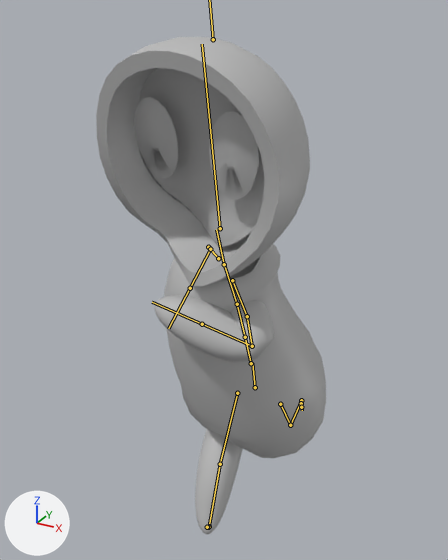
The FBX model Assets/Art/Animation/Running.fbx, before and after one commit.
One viewpoint serves both versions: a camera (50 mm lens) standing at (0.0461, -0.182, 0.1006) and looking at (-0.008, -0.0837, 0.0514). The axes (+X, +Y, +Z) are drawn at lower left. The lights are the same throughout. Both versions are drawn at frame 14 of the action 'mixamo.com'; the numbers are the values there. The bones that bend it are drawn over the model as lines.
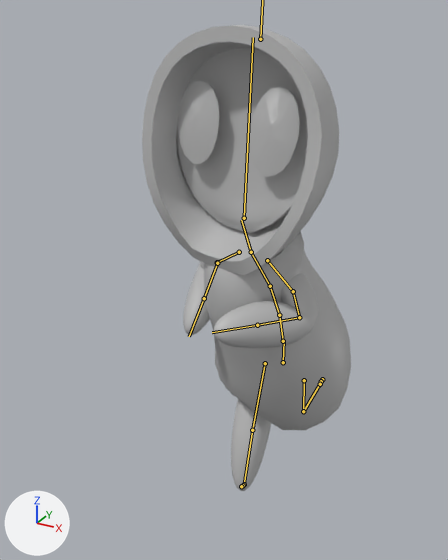
Pixel boxes (x1, y1, x2, y2) of what changed, in the pictures (448 x 560 px):
'pCube1', posed (8% narrower): before (96, 37, 310, 286); after (142, 25, 339, 275)
'pPipe1', posed (9% narrower, 7% shorter): before (164, 244, 326, 458); after (204, 231, 351, 430)
'pSphere2', posed: before (138, 68, 265, 248); after (176, 48, 308, 233)
'pCube6', posed (12% narrower, 12% taller): before (154, 295, 274, 362); after (213, 273, 319, 348)
'pSphere3', posed: before (209, 112, 259, 200); after (250, 86, 300, 177)
'pCube7', posed (16% narrower, 12% shorter): before (195, 429, 243, 534); after (231, 399, 271, 491)
'pSphere1', posed: before (134, 97, 178, 178); after (178, 81, 220, 164)
bone 'mixamorig:Hips', root to tip: before (255, 387) to (252, 363); after (283, 362) to (284, 340)
bone 'mixamorig:Spine', root to tip: before (251, 363) to (245, 337); after (283, 341) to (279, 315)
bone 'mixamorig:Spine1', root to tip: before (245, 337) to (237, 304); after (279, 315) to (270, 286)
bone 'mixamorig:Spine2', root to tip: before (237, 304) to (224, 265); after (270, 286) to (251, 253)
bone 'mixamorig:Neck', root to tip: before (224, 264) to (216, 229); after (251, 252) to (241, 220)
bone 'mixamorig:Head', root to tip: before (220, 228) to (202, 44); after (244, 218) to (253, 37)
bone 'mixamorig:LeftShoulder', root to tip: before (232, 280) to (247, 316); after (267, 260) to (293, 291)
bone 'mixamorig:LeftArm', root to tip: before (247, 316) to (252, 346); after (293, 291) to (299, 317)
bone 'mixamorig:LeftForeArm', root to tip: before (252, 346) to (202, 324); after (299, 317) to (257, 325)
bone 'mixamorig:RightShoulder', root to tip: before (218, 258) to (208, 247); after (239, 252) to (217, 262)
bone 'mixamorig:RightArm', root to tip: before (208, 247) to (210, 249); after (217, 262) to (217, 263)
bone 'mixamorig:RightForeArm', root to tip: before (210, 249) to (190, 288); after (217, 263) to (204, 298)
bone 'mixamorig:LeftUpLeg', root to tip: before (280, 404) to (290, 425); after (304, 380) to (303, 411)
bone 'mixamorig:LeftLeg', root to tip: before (290, 425) to (301, 400); after (303, 411) to (322, 379)
bone 'mixamorig:RightUpLeg', root to tip: before (237, 393) to (220, 464); after (265, 363) to (252, 430)
bone 'mixamorig:RightLeg', root to tip: before (220, 464) to (209, 526); after (252, 430) to (244, 484)

What changed in the scene script:
```text
Change bone_mixamorig_hips:
    where bone_mixamorig_hips = bpy.data.objects['Armature'].pose.bones['mixamorig:Hips']
    bone_mixamorig_hips.location: (0.17, -0.3, 7.71) -> (0.31, -0.22, 6.63)
    bone_mixamorig_hips.rotation_quaternion: (0.997, 0.069, 0.024, 0.031) -> (0.994, 0.093, -0.022, -0.044)  # degrees (8, 3, 4) -> degrees (11, -2, -5)
Change bone_mixamorig_spine:
    where bone_mixamorig_spine = bpy.data.objects['Armature'].pose.bones['mixamorig:Spine']  # child of 'mixamorig:Hips'
    bone_mixamorig_spine.rotation_quaternion: (0.971, 0.057, -0.232, -0.023) -> (0.999, 0.027, 0.013, 0.044)  # degrees (8, -27, -5) -> degrees (3, 1, 5)
Change bone_mixamorig_spine1:
    where bone_mixamorig_spine1 = bpy.data.objects['Armature'].pose.bones['mixamorig:Spine1']  # child of 'mixamorig:Spine'
    bone_mixamorig_spine1.rotation_quaternion: (0.997, 0.004, -0.079, 0.003) -> (0.996, 0.071, -0.05, 0.022)  # degrees (0, -9, 0) -> degrees (8, -6, 2)
Change bone_mixamorig_spine2:
    where bone_mixamorig_spine2 = bpy.data.objects['Armature'].pose.bones['mixamorig:Spine2']  # child of 'mixamorig:Spine1'
    bone_mixamorig_spine2.rotation_quaternion: (0.996, 0.029, -0.079, -0.001) -> (0.996, 0.045, -0.05, 0.057)  # degrees (3, -9, 0) -> degrees (5, -6, 6)
Change bone_mixamorig_neck:
    where bone_mixamorig_neck = bpy.data.objects['Armature'].pose.bones['mixamorig:Neck']  # child of 'mixamorig:Spine2'
    bone_mixamorig_neck.rotation_quaternion: (0.999, -0.009, 0.042, 0.023) -> (0.998, -0.052, 0.023, -0.03)  # degrees (-1, 5, 3) -> degrees (-6, 2, -4)
Change bone_mixamorig_head:
    where bone_mixamorig_head = bpy.data.objects['Armature'].pose.bones['mixamorig:Head']  # child of 'mixamorig:Neck'
    bone_mixamorig_head.rotation_quaternion: (0.96, -0.039, 0.277, -0.03) -> (0.971, -0.216, 0.1, -0.027)  # degrees (-6, 32, -5) -> degrees (-26, 11, -6)
Change bone_mixamorig_leftshoulder:
    where bone_mixamorig_leftshoulder = bpy.data.objects['Armature'].pose.bones['mixamorig:LeftShoulder']  # child of 'mixamorig:Spine2'
    bone_mixamorig_leftshoulder.rotation_quaternion: (0.999, 0.027, 0.019, 0.04) -> (0.975, 0.172, 0.041, 0.135)  # degrees (3, 2, 5) -> degrees (20, 2, 16)
Change bone_mixamorig_leftarm:
    where bone_mixamorig_leftarm = bpy.data.objects['Armature'].pose.bones['mixamorig:LeftArm']  # child of 'mixamorig:LeftShoulder'
    bone_mixamorig_leftarm.rotation_quaternion: (0.933, 0.329, 0.013, 0.146) -> (0.912, 0.335, -0.146, 0.188)  # degrees (38, -4, 16) -> degrees (37, -23, 15)
Change bone_mixamorig_leftforearm:
    where bone_mixamorig_leftforearm = bpy.data.objects['Armature'].pose.bones['mixamorig:LeftForeArm']  # child of 'mixamorig:LeftArm'
    bone_mixamorig_leftforearm.rotation_quaternion: (0.497, -0.079, -0.011, 0.864) -> (0.675, -0.064, -0.009, 0.735)  # degrees (-6, 7, 120) -> degrees (-6, 5, 95)
Change bone_mixamorig_rightshoulder:
    where bone_mixamorig_rightshoulder = bpy.data.objects['Armature'].pose.bones['mixamorig:RightShoulder']  # child of 'mixamorig:Spine2'
    bone_mixamorig_rightshoulder.rotation_quaternion: (1.0, -0.004, 0.002, 0.011) -> (0.991, 0.078, 0.009, -0.111)  # degrees (0, 0, 1) -> degrees (9, 2, -13)
Change bone_mixamorig_rightarm:
    where bone_mixamorig_rightarm = bpy.data.objects['Armature'].pose.bones['mixamorig:RightArm']  # child of 'mixamorig:RightShoulder'
    bone_mixamorig_rightarm.rotation_quaternion: (0.849, 0.366, -0.375, -0.066) -> (0.881, 0.345, -0.228, 0.23)  # degrees (56, -36, -28) -> degrees (37, -34, 17)
Change bone_mixamorig_rightforearm:
    where bone_mixamorig_rightforearm = bpy.data.objects['Armature'].pose.bones['mixamorig:RightForeArm']  # child of 'mixamorig:RightArm'
    bone_mixamorig_rightforearm.rotation_quaternion: (0.577, -0.053, 0.01, -0.815) -> (0.469, -0.059, 0.011, -0.881)  # degrees (-4, -4, -109) -> degrees (-4, -5, -124)
Change bone_mixamorig_leftupleg:
    where bone_mixamorig_leftupleg = bpy.data.objects['Armature'].pose.bones['mixamorig:LeftUpLeg']  # child of 'mixamorig:Hips'
    bone_mixamorig_leftupleg.rotation_quaternion: (0.962, -0.247, -0.109, -0.031) -> (0.99, -0.12, -0.056, -0.042)  # degrees (-29, -13, 0) -> degrees (-14, -7, -4)
Change bone_mixamorig_leftleg:
    where bone_mixamorig_leftleg = bpy.data.objects['Armature'].pose.bones['mixamorig:LeftLeg']  # child of 'mixamorig:LeftUpLeg'
    bone_mixamorig_leftleg.rotation_quaternion: (-0.914, 0.399, 0.043, -0.063) -> (-0.788, 0.614, -0.034, -0.028)  # degrees (-47, -2, 9) -> degrees (-76, 5, 0)
Change bone_mixamorig_rightupleg:
    where bone_mixamorig_rightupleg = bpy.data.objects['Armature'].pose.bones['mixamorig:RightUpLeg']  # child of 'mixamorig:Hips'
    bone_mixamorig_rightupleg.rotation_quaternion: (0.891, 0.454, 0.003, 0.024) -> (0.92, 0.371, 0.041, 0.118)  # degrees (54, -1, 3) -> degrees (44, -1, 14)
Change bone_mixamorig_rightleg:
    where bone_mixamorig_rightleg = bpy.data.objects['Armature'].pose.bones['mixamorig:RightLeg']  # child of 'mixamorig:RightUpLeg'
    bone_mixamorig_rightleg.rotation_quaternion: (0.995, -0.097, -0.028, -0.004) -> (0.996, -0.079, -0.038, -0.028)  # degrees (-11, -3, 0) -> degrees (-9, -5, -3)
```
